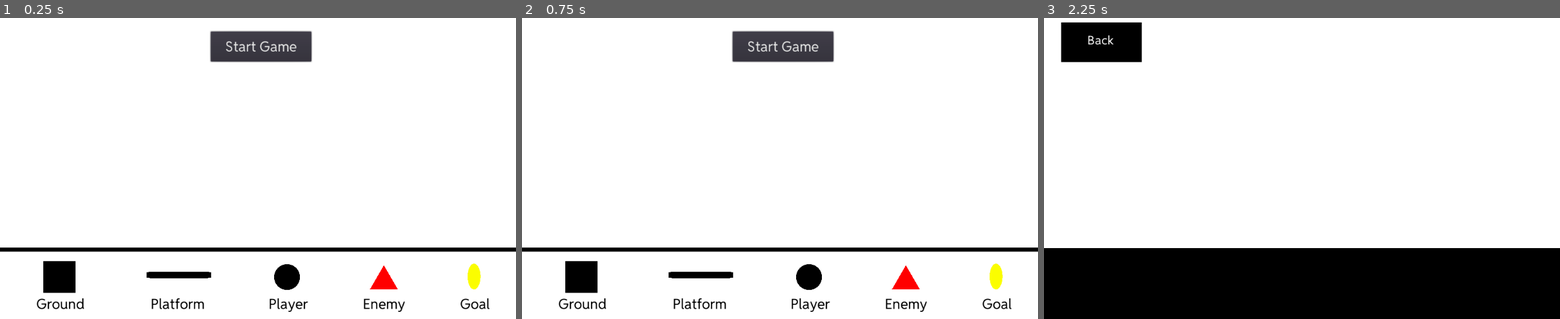
Above: before the commit, frames 1-3 (left to right).
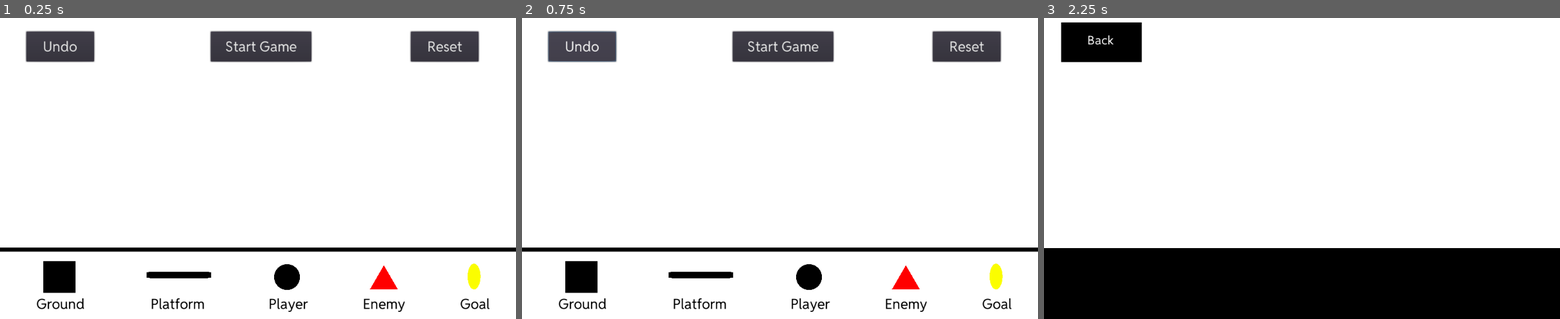
Above: after the commit, the same moments.

Repository: ygda-org/techstrav
Game: Godot game, scene res://UI/LevelDesigner.tscn
Two runs of this game, one before a commit and one after it. Both use one fixed random seed, a clock stepped at 60 frames per second and the inputs below. The engine's default icon, where the game draws it, is replaced by a stand-in: a white triangle on a blue panel in a dark square.
Inputs (mouse positions are in pixels of both pictures, inside the frame that each line leads up to):
- Up to frame 1 (0.25 s): no input
- Up to frame 2 (0.75 s): click (583, 45) at 0.5 s, where only the run after the commit has a clickable "Undo"
- Up to frame 3 (2.25 s): click (1487, 45) at 1.25 s, where only the run after the commit has a clickable "Reset"; click "Start Game" at 2 s

The runs differ from the first frame. In frame 1, 2.9% of the frame differs, in the area x 4-93%, y 4-15%; in frame 2, 2.9%; in frame 3, nothing differs.

Commit message:
second round of changes

Diff:
--- a/Player.gd
+++ b/Player.gd
@@ -1,7 +1,7 @@
 extends KinematicBody2D
 
-export (int) var speed = 600
-export (int) var jump_speed = -900
+export (int) var speed = 450
+export (int) var jump_speed = -750
 export (int) var gravity = 2000
 
 var velocity = Vector2.ZERO
--- a/UI/LevelDesigner.gd
+++ b/UI/LevelDesigner.gd
@@ -3,6 +3,8 @@
 var selected = ''
 
 var sprites = {'ground' : preload("res://UI/Place/GroundSprite.tscn"), 'player': preload("res://UI/Place/PlayerSprite.tscn"), 'enemy': preload("res://UI/Place/EnemySprite.tscn"), 'platform' : preload("res://UI/Place/PlatformSprite.tscn"), 'goal' : preload('res://UI/Place/GoalSprite.tscn')}
+
+var addStack = []
 
 var mouse_button_pressed = false
 
@@ -11,22 +13,27 @@
 		var object = sprites["ground"]
 		var obj = object.instance()
 		obj.position = l
-		add_child(obj)
+		$Placed.add_child(obj)
 	for l in Locations.players:
 		var object = sprites["player"]
 		var obj = object.instance()
 		obj.position = l
-		add_child(obj)
+		$Placed.add_child(obj)
 	for l in Locations.platforms:
 		var object = sprites["platform"]
 		var obj = object.instance()
 		obj.position = l
-		add_child(obj)
+		$Placed.add_child(obj)
 	for l in Locations.enemies:
 		var object = sprites["enemy"]
 		var obj = object.instance()
 		obj.position = l
-		add_child(obj)
+		$Placed.add_child(obj)
+	for l in Locations.goals:
+		var object = sprites["goal"]
+		var obj = object.instance()
+		obj.position = l
+		$Placed.add_child(obj)
 
 
 func placeObject(pos):
@@ -34,7 +41,8 @@
 		var object = sprites[selected]
 		var obj = object.instance()
 		obj.position = pos
-		add_child(obj)
+		$Placed.add_child(obj)
+		addStack.push_back(obj)
 		if selected == 'ground':
 			Locations.grounds.append(pos)
 		if selected == 'platform':
@@ -47,7 +55,7 @@
 			Locations.goals.append(pos)
 
 func _input(event):
-	if event is InputEventMouseButton and event.position.y < 460 and not (event.position.x > 400 and event.position.x < 650 and event.position.y > 25 and event.position.y < 100):
+	if event is InputEventMouseButton and event.position.y < 460 and event.position.y > 80:
 		if event.is_pressed():
 			mouse_button_pressed = true
 		elif not event.is_pressed():
@@ -78,3 +86,32 @@
 
 func _on_GoalButton_pressed():
 	selected = 'goal'
+
+
+func _on_UndoButton_pressed():
+	if len(addStack) > 0:
+		if 'Ground' in addStack[-1].name:
+			Locations.grounds.pop_back()
+		if 'Player' in addStack[-1].name:
+			Locations.players.pop_back()
+		if 'Platform' in addStack[-1].name:
+			Locations.platforms.pop_back()
+		if 'Enemy' in addStack[-1].name:
+			Locations.enemies.pop_back()
+		if 'Goal' in addStack[-1].name:
+			Locations.goals.pop_back()
+		print(Locations.grounds)
+		addStack[-1].queue_free()
+		addStack.pop_back()
+
+
+
+
+func _on_ResetButton_pressed():
+	Locations.grounds = []
+	Locations.platforms = []
+	Locations.goals = []
+	Locations.enemies = []
+	Locations.players = []
+	get_tree().change_scene("res://Enemies/BasicEnemy.tscn")
+	get_tree().change_scene("res://UI/LevelDesigner.tscn")
--- a/UI/LevelDesigner.tscn
+++ b/UI/LevelDesigner.tscn
@@ -133,9 +133,29 @@
 custom_fonts/font = SubResource( 2 )
 text = "Start Game"
 
+[node name="UndoButton" type="Button" parent="."]
+margin_left = 52.0
+margin_top = 28.0
+margin_right = 187.0
+margin_bottom = 88.0
+custom_fonts/font = SubResource( 2 )
+text = "Undo"
+
+[node name="ResetButton" type="Button" parent="."]
+margin_left = 815.0
+margin_top = 28.0
+margin_right = 950.0
+margin_bottom = 88.0
+custom_fonts/font = SubResource( 2 )
+text = "Reset"
+
+[node name="Placed" type="Node" parent="."]
+
 [connection signal="pressed" from="Buttons/GroundButton" to="." method="_on_GroundButton_pressed"]
 [connection signal="pressed" from="Buttons/PlatformButton" to="." method="_on_PlatformButton_pressed"]
 [connection signal="pressed" from="Buttons/PlayerButton" to="." method="_on_PlayerButton_pressed"]
 [connection signal="pressed" from="Buttons/EnemyButton" to="." method="_on_EnemyButton_pressed"]
 [connection signal="pressed" from="Buttons/GoalButton" to="." method="_on_GoalButton_pressed"]
 [connection signal="pressed" from="StartButton" to="." method="_on_StartButton_pressed"]
+[connection signal="pressed" from="UndoButton" to="." method="_on_UndoButton_pressed"]
+[connection signal="pressed" from="ResetButton" to="." method="_on_ResetButton_pressed"]
